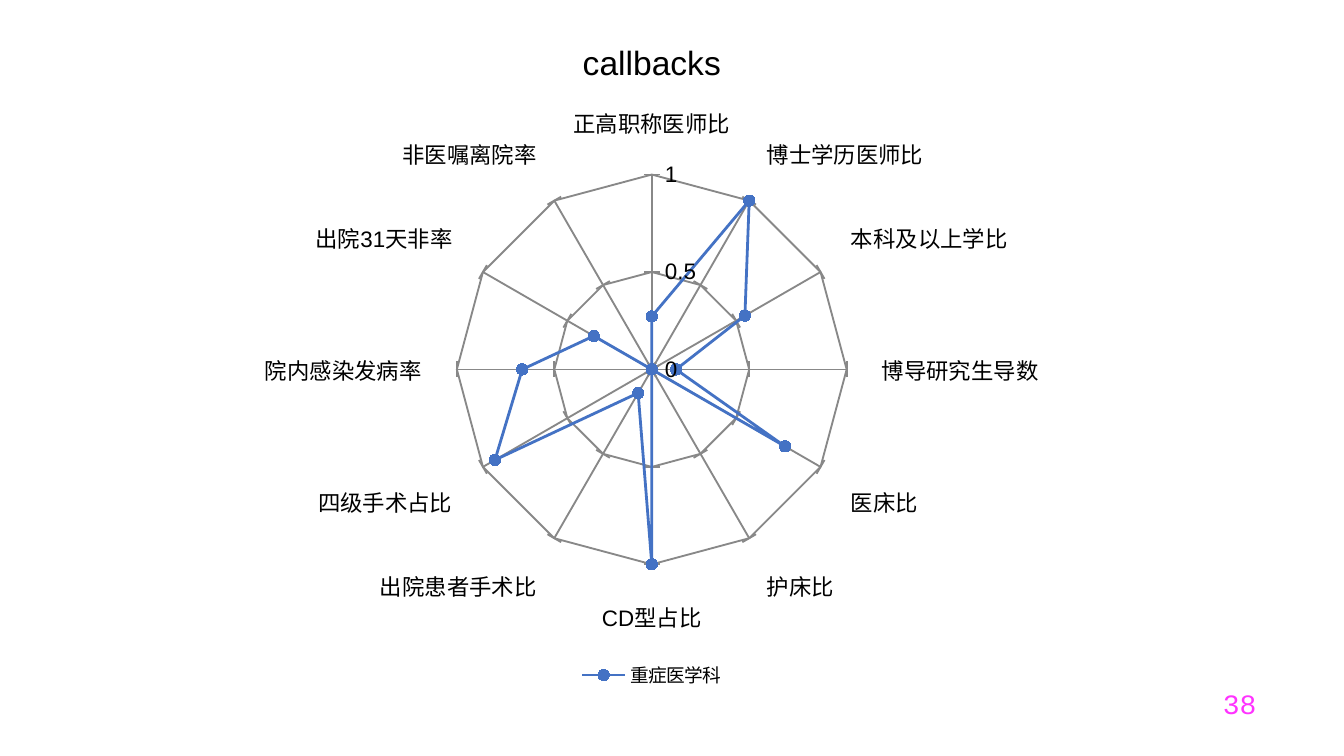
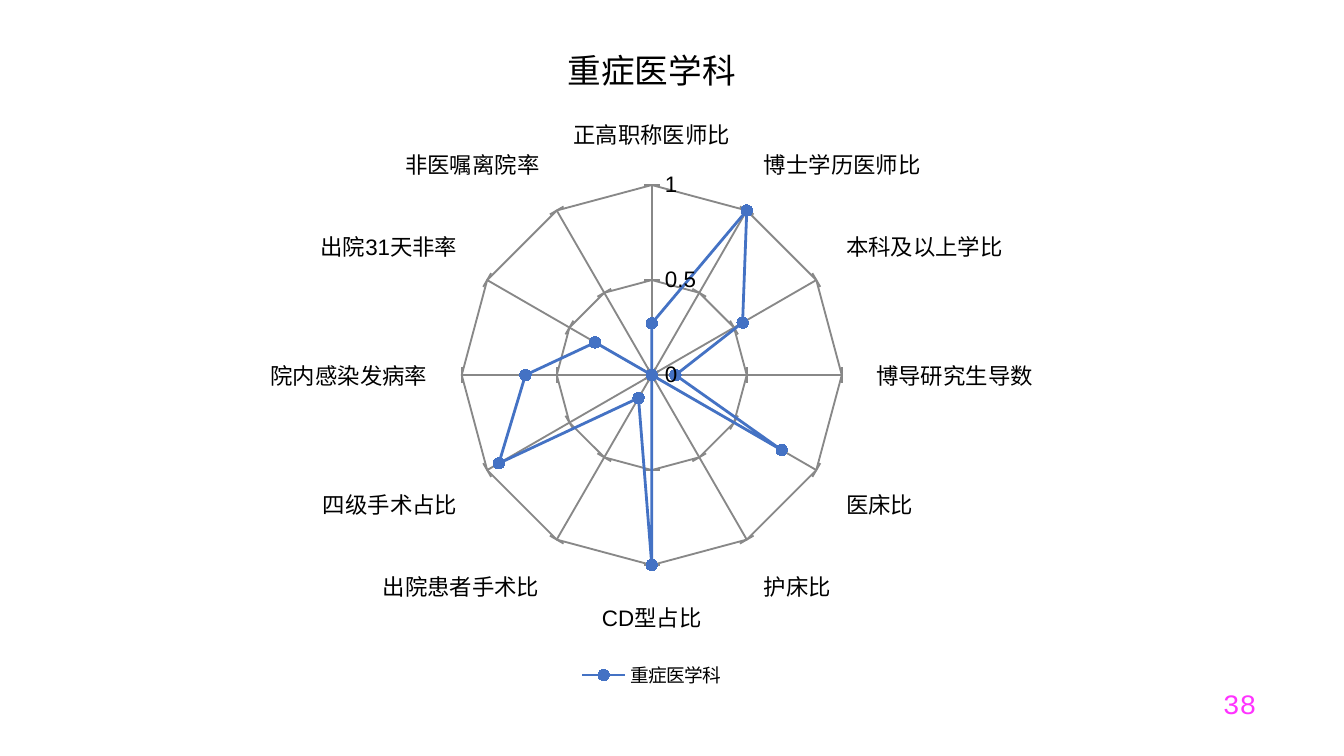
Before and after one commit to Tostig0916/hqcoffee, a slide deck: slide 38 of outputs/PPT/jsszyy.pptxgen.pptx. Drawn at 1344x756 pixels with LibreOffice and Linux fonts; fonts in the diff are those of the drawing. Boxes give left, top, right and bottom in pixels: in the first picture for what was removed or moved away, otherwise in the second. Text is boxed around its words. In the diff, an @@ line names an element or a change of style, - is before the commit and + after.

```diff
--- a/outputs/PPT/jsszyy.pptxgen.pptx
+++ b/outputs/PPT/jsszyy.pptxgen.pptx
@@ radar chart at (x1=13, y1=13, x2=1290, y2=694) @@
@@ title "callbacks" to "重症医学科" @@
```
Also in this commit, not shown: 36 other slides changed, 6 other files.
